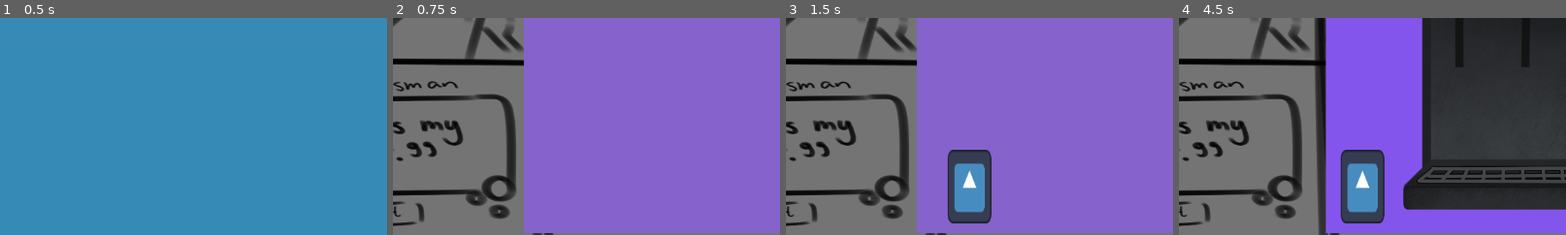
Above: before the commit, frames 1-4 (left to right).
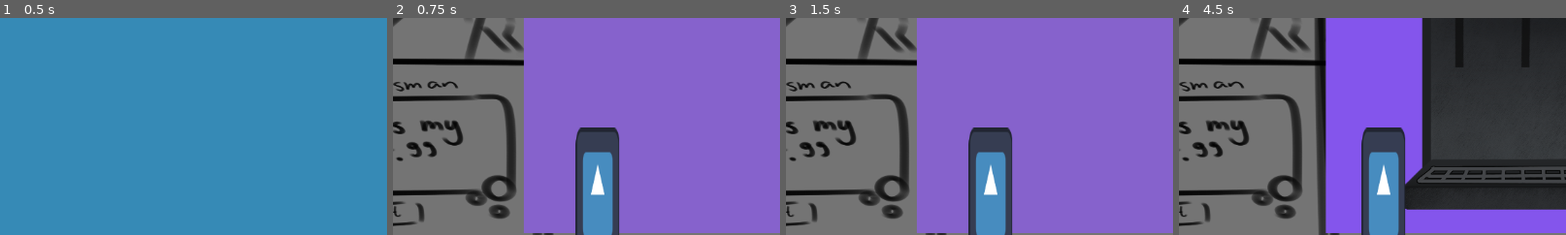
Above: after the commit, the same moments.

Repository: NagareNegishi/GGJ-Bar-acuda
Game: Godot game, scene res://Scenes/menu.tscn
Same seed, same stepped clock (60 frames per second), same inputs: the game is played once before the commit and once after it. The project has no main scene, so this scene is started directly. The engine's default icon, where the game draws it, is replaced by a stand-in: a white triangle on a blue panel in a dark square.
Inputs:
- Up to frame 1 (0.5 s): no input
- Up to frame 2 (0.75 s): click "Start" at 0.5 s
- Up to frame 3 (1.5 s): click "short" at 1.25 s
- Up to frame 4 (4.5 s): click "Tall" at 2 s; click "Wine" at 2.75 s; click "Float" at 3.5 s; click ">" at 4.25 s
The pictures show only the part of the screen within x 21-71%, y 50-100%; the shares and areas given below are measured in that part.

Frame 1 is identical in both runs. In frame 2, 5.7% of the frame differs, in the area x 47-59%, y 50-100%; in frame 3, 6.8%, in the area x 41-59%, y 50-100%; in frame 4, 6.8%.

Commit message:
draggable glass

Diff:
--- a/Scenes/Game/Activities/Ice_Machine.tscn
+++ b/Scenes/Game/Activities/Ice_Machine.tscn
@@ -3,7 +3,7 @@
 [node name="IceMachine" type="Node2D"]
 
 [node name="ColorRect2" type="ColorRect" parent="."]
-offset_left = 704.0
+offset_left = 496.0
 offset_right = 1150.0
 offset_bottom = 645.0
 color = Color(0.406069, 0.720136, 0.958735, 1)
--- a/Scenes/Game/Activities/Soda_Machine.tscn
+++ b/Scenes/Game/Activities/Soda_Machine.tscn
@@ -1,18 +1,9 @@
-[gd_scene load_steps=6 format=3 uid="uid://01glyyjjfhfy"]
+[gd_scene load_steps=3 format=3 uid="uid://01glyyjjfhfy"]
 
 [ext_resource type="Texture2D" uid="uid://btj36cs5rj8en" path="res://Assets/Images/sodamachineWITHbuttons.png" id="1_lkusv"]
 
 [sub_resource type="RectangleShape2D" id="RectangleShape2D_f7xjj"]
-size = Vector2(73, 262)
-
-[sub_resource type="RectangleShape2D" id="RectangleShape2D_5mask"]
-size = Vector2(73, 263)
-
-[sub_resource type="RectangleShape2D" id="RectangleShape2D_hrrul"]
-size = Vector2(73, 261)
-
-[sub_resource type="RectangleShape2D" id="RectangleShape2D_cdw7x"]
-size = Vector2(73, 261)
+size = Vector2(87, 261)
 
 [node name="SodaMachine" type="Node2D"]
 
@@ -32,51 +23,47 @@
 [node name="KelpBtn" type="Button" parent="."]
 offset_left = 624.0
 offset_top = 244.0
-offset_right = 697.0
+offset_right = 698.0
 offset_bottom = 308.0
 
-[node name="Kelp" type="Area2D" parent="KelpBtn"]
-position = Vector2(-465, -244)
+[node name="KelpDropZone" type="Area2D" parent="KelpBtn" groups=["drop_spots"]]
+position = Vector2(37, 200)
 
-[node name="CollisionShape2D" type="CollisionShape2D" parent="KelpBtn/Kelp"]
-position = Vector2(502.5, 445)
+[node name="CollisionShape2D" type="CollisionShape2D" parent="KelpBtn/KelpDropZone"]
 shape = SubResource("RectangleShape2D_f7xjj")
 
 [node name="SarsaBtn" type="Button" parent="."]
 offset_left = 718.0
-offset_top = 245.0
-offset_right = 791.0
-offset_bottom = 306.0
+offset_top = 244.0
+offset_right = 792.0
+offset_bottom = 308.0
 
-[node name="Sarsa" type="Area2D" parent="SarsaBtn"]
-position = Vector2(-465, -244)
+[node name="SarsaDropZone" type="Area2D" parent="SarsaBtn" groups=["drop_spots"]]
+position = Vector2(37, 200)
 
-[node name="CollisionShape2D" type="CollisionShape2D" parent="SarsaBtn/Sarsa"]
-position = Vector2(502.5, 444.5)
-shape = SubResource("RectangleShape2D_5mask")
+[node name="CollisionShape2D" type="CollisionShape2D" parent="SarsaBtn/SarsaDropZone"]
+shape = SubResource("RectangleShape2D_f7xjj")
 
 [node name="MolluskBtn" type="Button" parent="."]
 offset_left = 811.0
 offset_top = 244.0
-offset_right = 884.0
-offset_bottom = 304.0
+offset_right = 885.0
+offset_bottom = 308.0
 
-[node name="Moll" type="Area2D" parent="MolluskBtn"]
-position = Vector2(-465, -244)
+[node name="MollDropZone" type="Area2D" parent="MolluskBtn" groups=["drop_spots"]]
+position = Vector2(39, 200)
 
-[node name="CollisionShape2D" type="CollisionShape2D" parent="MolluskBtn/Moll"]
-position = Vector2(502.5, 444.5)
-shape = SubResource("RectangleShape2D_hrrul")
+[node name="CollisionShape2D" type="CollisionShape2D" parent="MolluskBtn/MollDropZone"]
+shape = SubResource("RectangleShape2D_f7xjj")
 
 [node name="LPBtn" type="Button" parent="."]
 offset_left = 909.0
-offset_top = 246.0
-offset_right = 982.0
-offset_bottom = 302.0
+offset_top = 244.0
+offset_right = 983.0
+offset_bottom = 308.0
 
-[node name="Sarsa" type="Area2D" parent="LPBtn"]
-position = Vector2(-465, -244)
+[node name="SarsaDropZone" type="Area2D" parent="LPBtn" groups=["drop_spots"]]
+position = Vector2(36, 200)
 
-[node name="CollisionShape2D" type="CollisionShape2D" parent="LPBtn/Sarsa"]
-position = Vector2(503, 442.5)
-shape = SubResource("RectangleShape2D_cdw7x")
+[node name="CollisionShape2D" type="CollisionShape2D" parent="LPBtn/SarsaDropZone"]
+shape = SubResource("RectangleShape2D_f7xjj")
--- a/Scenes/Game/Activities/User_Drink.tscn
+++ b/Scenes/Game/Activities/User_Drink.tscn
@@ -1,18 +1,30 @@
-[gd_scene load_steps=3 format=3 uid="uid://bd6ilyoqex07l"]
+[gd_scene load_steps=5 format=3 uid="uid://bd6ilyoqex07l"]
 
 [ext_resource type="Script" path="res://Scenes/Game/Activities/user_drink.gd" id="1_dfh6d"]
 [ext_resource type="Texture2D" uid="uid://jt3acdyhxt7t" path="res://icon.svg" id="2_70hom"]
+[ext_resource type="Script" path="res://Scenes/Game/Activities/glass.gd" id="3_asv1u"]
+
+[sub_resource type="RectangleShape2D" id="RectangleShape2D_ood2k"]
 
 [node name="UserDrink" type="Node2D"]
 script = ExtResource("1_dfh6d")
 
 [node name="Glass" type="Sprite2D" parent="."]
-position = Vector2(-31.5, -9)
-scale = Vector2(0.507813, 0.859375)
+position = Vector2(0, -3.8147e-06)
+scale = Vector2(0.507813, 1.50781)
 texture = ExtResource("2_70hom")
+script = ExtResource("3_asv1u")
 
 [node name="Soda" type="Sprite2D" parent="Glass"]
 
 [node name="Ice" type="Sprite2D" parent="Glass"]
 
 [node name="Straw" type="Sprite2D" parent="Glass"]
+
+[node name="DrinkArea" type="Area2D" parent="."]
+position = Vector2(0, -2.27374e-13)
+scale = Vector2(1, 1)
+
+[node name="CollisionShape2D" type="CollisionShape2D" parent="DrinkArea"]
+scale = Vector2(3.85854, 10.3306)
+shape = SubResource("RectangleShape2D_ood2k")
--- /dev/null
+++ b/Scenes/Game/Activities/glass.gd
@@ -0,0 +1,42 @@
+extends Sprite2D
+#this code and structure is bad
+#(should put all the dragging on the area 2d but the tutorial I was using put it on the sprite and now I must live with the consequences of my actions)
+#(tried switching to area 2d for this, but the collision shape was returning a weird rect and it didn't work)
+
+var is_dragging = false
+var mouse_offset
+var delay = 5
+
+var drop_spots
+
+func _physics_process(delta: float) -> void:
+	if is_dragging == true:
+		var tween = get_tree().create_tween()
+		tween.tween_property(get_parent(), "position", get_global_mouse_position()-mouse_offset, delay * delta)
+
+func _input(event: InputEvent) -> void:
+	if( event is InputEventMouseButton and event.button_index == MOUSE_BUTTON_LEFT):
+		if event.pressed:
+			if get_rect().has_point(to_local(event.position)):
+				print("pressed")
+				is_dragging = true
+				mouse_offset = get_global_mouse_position()-global_position
+		else:
+			for ds in drop_spots:
+				if ds.get_overlapping_areas() and ds.get_overlapping_areas().has(self.get_node("../DrinkArea")): #this is if we want snapping
+					var new_pos = ds.global_position
+					var tween = get_tree().create_tween()
+					tween.tween_property(get_parent(), "position", new_pos, 0.1)
+
+			print("released")
+			is_dragging  = false
+
+# Called when the node enters the scene tree for the first time.
+func _ready() -> void:
+	drop_spots = get_tree().get_nodes_in_group("drop_spots")
+	print(drop_spots)
+
+
+# Called every frame. 'delta' is the elapsed time since the previous frame.
+func _process(delta: float) -> void:
+	pass
--- a/Scenes/Game/Activities/user_drink.gd
+++ b/Scenes/Game/Activities/user_drink.gd
@@ -1,5 +1,4 @@
 extends Node2D
-
 
 enum GlassTypes {
 	NONE,
@@ -38,9 +37,12 @@
 var selected_straw := StrawTypes.NONE
 @onready var straw_sprite = $Glass/Straw
 
+
+
 # Called when the node enters the scene tree for the first time.
 func _ready() -> void:
-	glass_sprite.hide()
+	pass
+	#glass_sprite.hide()
 
 
 # Called every frame. 'delta' is the elapsed time since the previous frame.
--- a/project.godot
+++ b/project.godot
@@ -17,3 +17,7 @@
 [autoload]
 
 GameManager="*res://Util/game_manager.gd"
+
+[global_group]
+
+drop_spots=""
